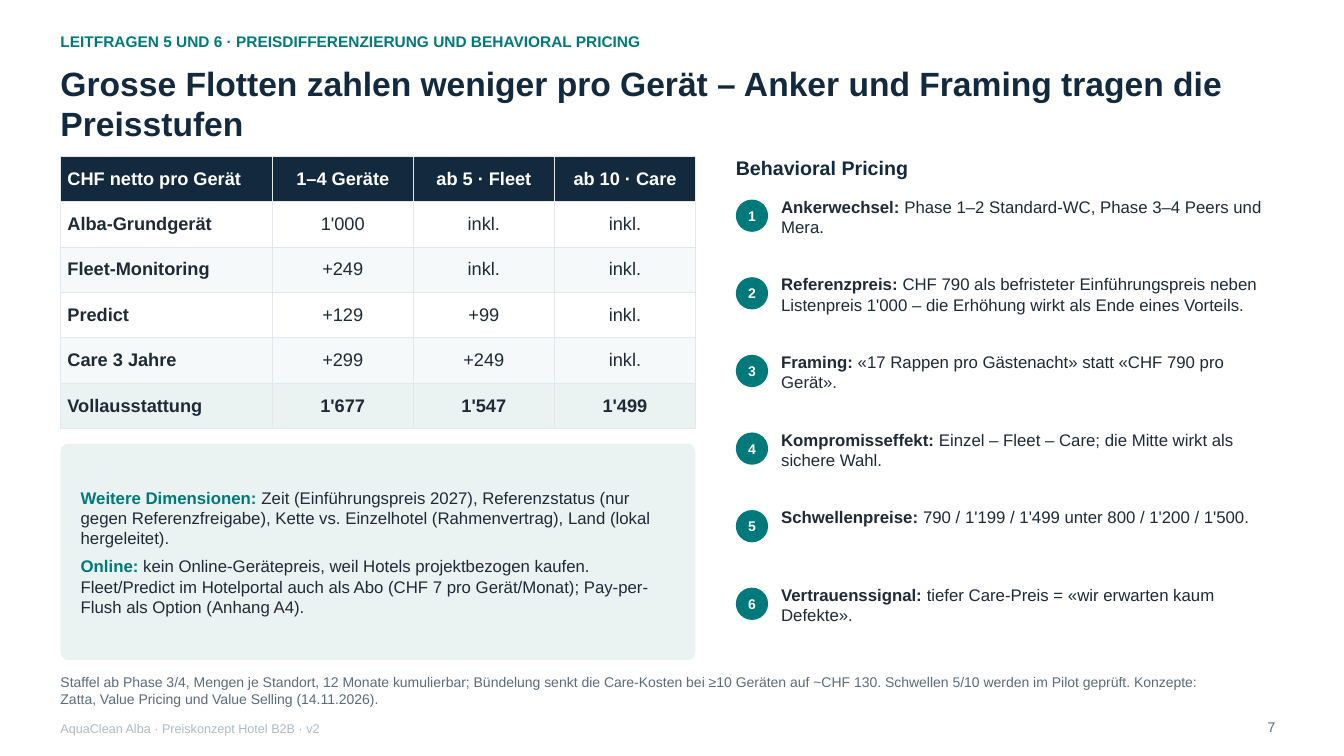
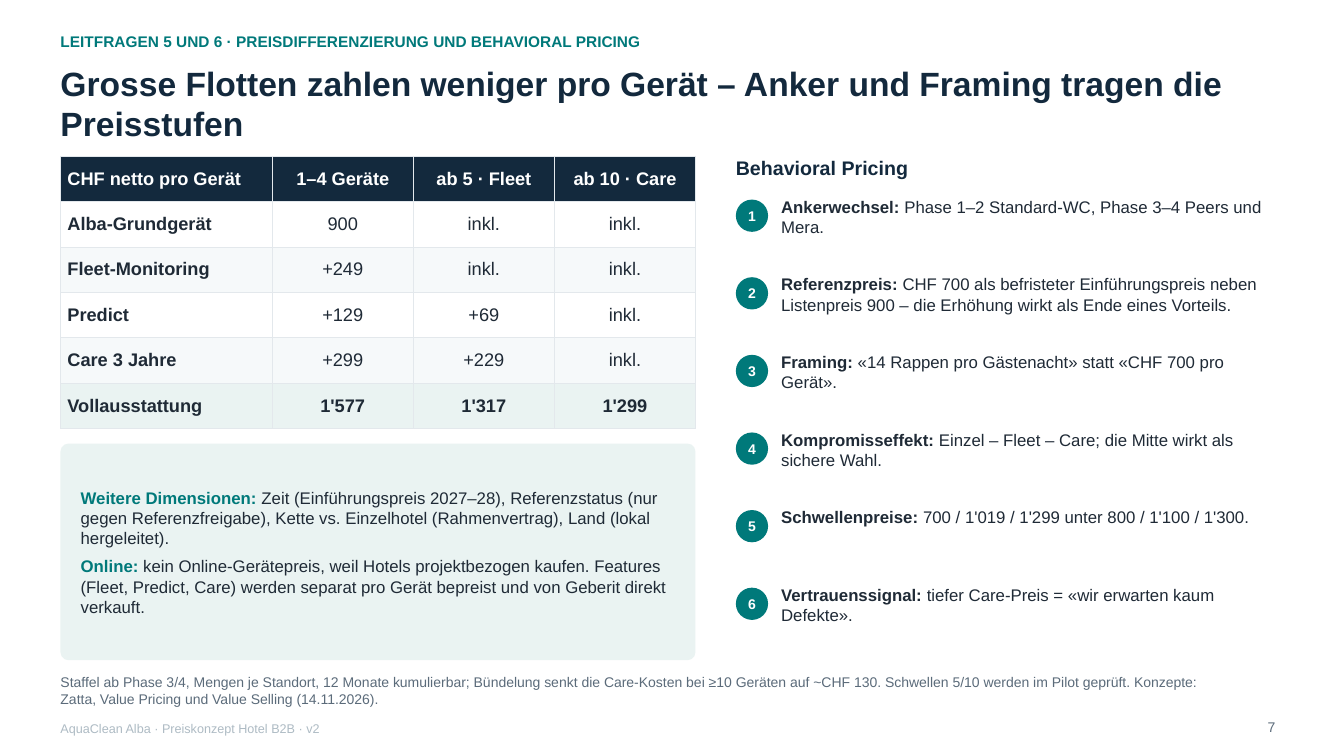
Before and after one commit to dhueppi/ZHAW_CAS_PRICING_01, a slide deck: slide 7 of leistungsnachweis_2/LN2_AquaClean_Alba_Hotel_Preiskonzept_2026_v2.pptx. Drawn at 1344x756 pixels with LibreOffice and Linux fonts; fonts in the diff are those of the drawing. Boxes give left, top, right and bottom in pixels: in the first picture for what was removed or moved away, otherwise in the second. Text is boxed around its words. In the diff, an @@ line names an element or a change of style, - is before the commit and + after.

```diff
--- a/leistungsnachweis_2/LN2_AquaClean_Alba_Hotel_Preiskonzept_2026_v2.pptx
+++ b/leistungsnachweis_2/LN2_AquaClean_Alba_Hotel_Preiskonzept_2026_v2.pptx
@@ table at [60, 156, 696, 429] @@
-row 2, column 2: 1'000
+row 2, column 2: 900
-row 4, column 3: +99
+row 4, column 3: +69
-row 5, column 3: +249
+row 5, column 3: +229
-row 6: Vollausstattung | 1'677 | 1'547 | 1'499
+row 6: Vollausstattung | 1'577 | 1'317 | 1'299
@@ text at [781, 278, 1257, 315]: text changed @@
-Referenzpreis: CHF 790 als befristeter Einführungspreis neben Listenpreis 1'000 – die Erhöhung wirkt als Ende eines Vorteils.
+Referenzpreis: CHF 700 als befristeter Einführungspreis neben Listenpreis 900 – die Erhöhung wirkt als Ende eines Vorteils.
@@ text at [781, 356, 1224, 388]: text changed @@
-Framing: «17 Rappen pro Gästenacht» statt «CHF 790 pro Gerät».
+Framing: «14 Rappen pro Gästenacht» statt «CHF 700 pro Gerät».
@@ text at [81, 492, 666, 613]: text changed @@
-Weitere Dimensionen: Zeit (Einführungspreis 2027), Referenzstatus (nur gegen Referenzfreigabe), Kette vs. Einzelhotel (Rahmenvertrag), Land (lokal hergeleitet).
-Online: kein Online-Gerätepreis, weil Hotels projektbezogen kaufen. Fleet/Predict im Hotelportal auch als Abo (CHF 7 pro Gerät/Monat); Pay-per-Flush als Option (Anhang A4).
+Weitere Dimensionen: Zeit (Einführungspreis 2027–28), Referenzstatus (nur gegen Referenzfreigabe), Kette vs. Einzelhotel (Rahmenvertrag), Land (lokal hergeleitet).
+Online: kein Online-Gerätepreis, weil Hotels projektbezogen kaufen. Features (Fleet, Predict, Care) werden separat pro Gerät bepreist und von Geberit direkt verkauft.
@@ text at [781, 511, 1249, 527]: text changed @@
-Schwellenpreise: 790 / 1'199 / 1'499 unter 800 / 1'200 / 1'500.
+Schwellenpreise: 700 / 1'019 / 1'299 unter 800 / 1'100 / 1'300.
```
Also in this commit, not shown: 13 other slides changed, 6 other files.
